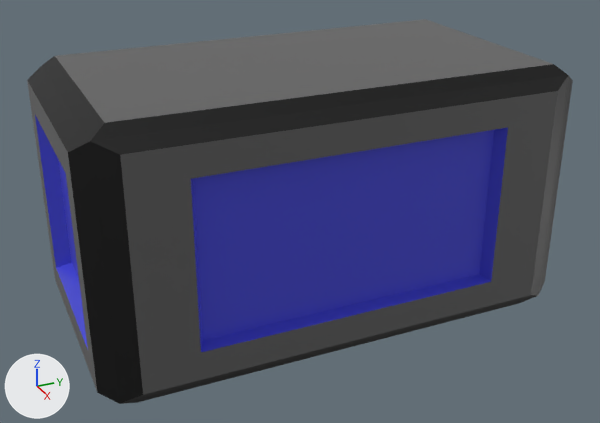
The COLLADA model game/assets/dae/BoxLarge.dae: old version first, new version second.
Both versions are drawn from a camera (50 mm lens) standing at (5.95, -3.28, 1.95) and looking at (3.0, -1.95, 0.47). The axes (+X, +Y, +Z) are drawn at lower left. The lights are the same throughout. Where no turn or scale is listed for an object, it has been applied to the vertices.

Names of what the first picture shows: 'BoxRectangle'.
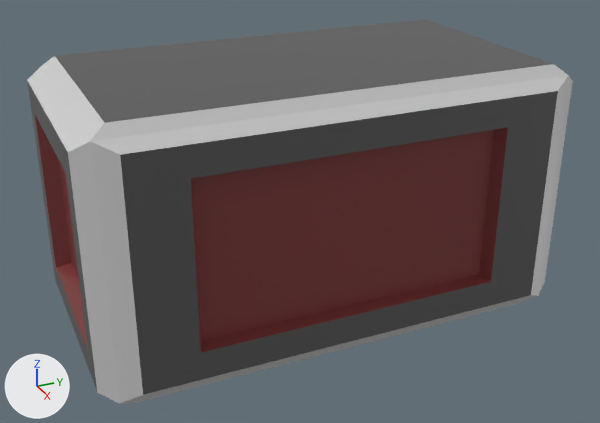
Where the newer file only moved an object's origin or applied its transform, the numbers keep the older frame.

What differs and where, as boxes [x1, y1, x2, y2] in the pictures (600 x 423 px):
part 1 of me_cube_002, recoloured
    both: [27, 19, 558, 395]
part 2 of me_cube_002, recoloured (black to grey)
    both: [27, 56, 573, 404]
part 3 of me_cube_002, recoloured
    both: [35, 115, 508, 352]

Diff of the bpy script that builds the scene:
```diff
--- a/game/assets/dae/BoxLarge.dae.py
+++ b/game/assets/dae/BoxLarge.dae.py
@@ mat_lightgrey @@
+mat_lightgrey = principled_material('LightGrey')
+mat_lightgrey.base_color = (0.633, 0.633, 0.633)  # light grey #d0d0d0
+mat_lightgrey.roughness = 0.48
@@ mat_red @@
+mat_red = principled_material('Red')
+mat_red.base_color = (0.203, 0.0385, 0.0385)  # dark red #7c3737
+mat_red.roughness = 0.34
@@ mat_darkgrey @@
+mat_darkgrey = principled_material('DarkGrey')
+mat_darkgrey.base_color = (0.0954, 0.0954, 0.0954)  # dark grey #575757
+mat_darkgrey.roughness = 0.44
@@ me_cube_002 @@
 me_cube_002.from_pydata(...)  # 64 vertices, 62 faces; spans x -0.55..0.54, y -1.0..1.0, z -0.54..0.54
 # used by ob_boxrectangle; location = (2.956, -1.933, 0.577)
+# me_cube_002 part 1: all 18 faces that had it switch from mat_boxblack (dark grey #5f5f5f) to mat_darkgrey (dark grey #575757)
+# me_cube_002 part 2: all 24 faces that had it switch from mat_boxyellow (black #000000) to mat_lightgrey (light grey #d0d0d0)
+# me_cube_002 part 3: all 20 faces that had it switch from mat_matériau (blue #4447d1) to mat_red (red #7d3737)
```
